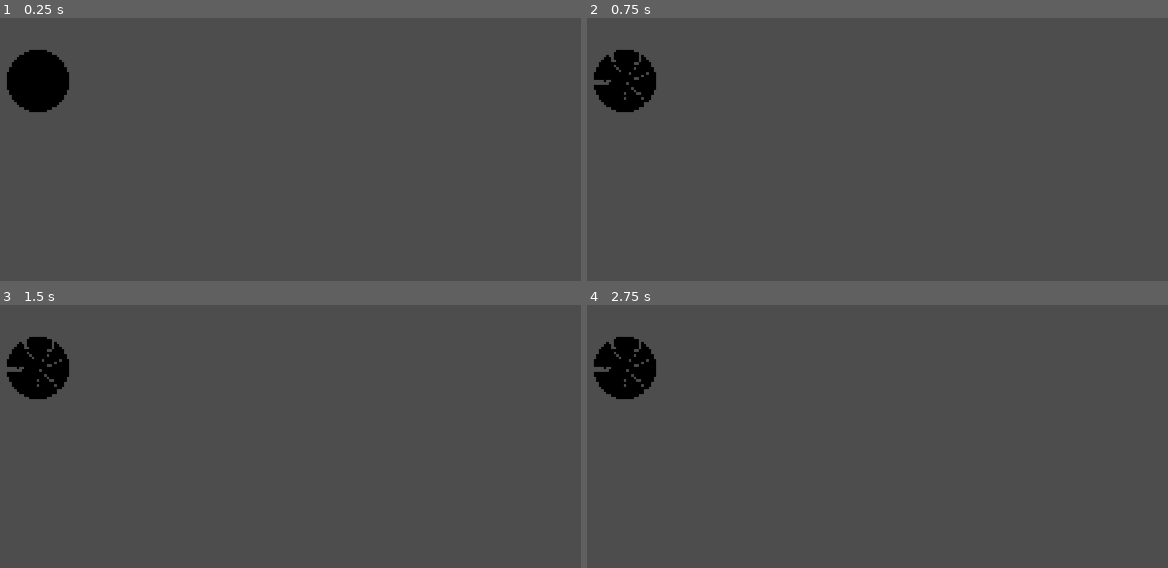
Above: before the commit, frames 1-4 (two rows, left to right).
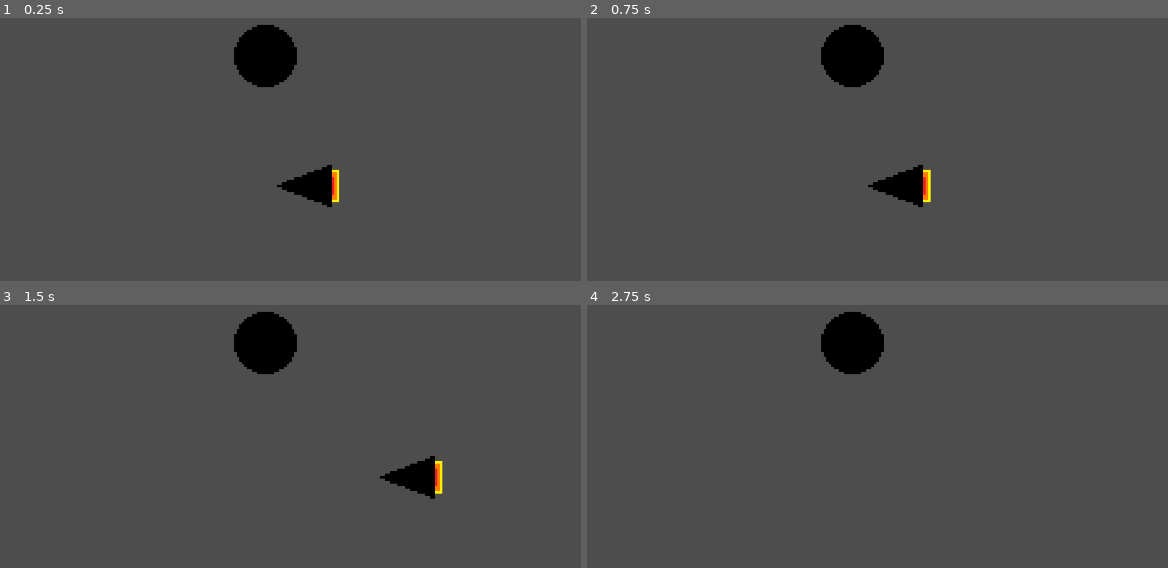
Above: after the commit, the same moments.

Repository: ima-cow/Space-asteroid-miner
Game: Godot game, scene res://scenes/game.tscn
The game is run twice, just before and just after one commit, with the same random seed, the same clock (stepped at 60 frames per second) and the same inputs.
Inputs (mouse positions are in pixels of both pictures, inside the frame that each line leads up to):
- Up to frame 1 (0.25 s): no input
- Up to frame 2 (0.75 s): tap Enter at 0.5 s; move the mouse to (627, 81) at 0.52 s; press the mouse at (627, 81) at 0.53 s; hold D (right, bound only after the commit) from 0.53 s (still down)
- Up to frame 3 (1.5 s): move the mouse to (29, 365) at 1.27 s; release D (right, bound only after the commit) at 1.28 s; release the mouse at (29, 365) at 1.28 s; hold S (down, bound only after the commit) from 1.28 s (still down); click (29, 365) at 1.35 s
- Up to frame 4 (2.75 s): move the mouse to (outside the picture) at 2.02 s; release S (down, bound only after the commit) at 2.03 s; press the mouse at (outside the picture) at 2.03 s; hold D (right, bound only after the commit) from 2.03 s (still down)

The runs differ from the first frame. In frame 1, 5.0% of the frame differs, in the area x 1-59%, y 2-72%; in frame 2, 4.8%; in frame 3, 4.8%; in frame 4, 3.8%.

Commit message:
working on movement

Diff:
--- a/project.godot
+++ b/project.godot
@@ -30,6 +30,26 @@
 "events": [Object(InputEventMouseButton,"resource_local_to_scene":false,"resource_name":"","device":-1,"window_id":0,"a …(259 unchanged characters)…
 ]
 }
+left={
+"deadzone": 0.2,
+"events": [Object(InputEventKey,"resource_local_to_scene":false,"resource_name":"","device":-1,"window_id":0,"alt_pressed":false,"shift_pressed":false,"ctrl_pressed":false,"meta_pressed":false,"pressed":false,"keycode":0,"physical_keycode":65,"key_label":0,"unicode":97,"location":0,"echo":false,"script":null)
+]
+}
+right={
+"deadzone": 0.2,
+"events": [Object(InputEventKey,"resource_local_to_scene":false,"resource_name":"","device":-1,"window_id":0,"alt_pressed":false,"shift_pressed":false,"ctrl_pressed":false,"meta_pressed":false,"pressed":false,"keycode":0,"physical_keycode":68,"key_label":0,"unicode":100,"location":0,"echo":false,"script":null)
+]
+}
+up={
+"deadzone": 0.2,
+"events": [Object(InputEventKey,"resource_local_to_scene":false,"resource_name":"","device":-1,"window_id":0,"alt_pressed":false,"shift_pressed":false,"ctrl_pressed":false,"meta_pressed":false,"pressed":false,"keycode":0,"physical_keycode":87,"key_label":0,"unicode":119,"location":0,"echo":false,"script":null)
+]
+}
+down={
+"deadzone": 0.2,
+"events": [Object(InputEventKey,"resource_local_to_scene":false,"resource_name":"","device":-1,"window_id":0,"alt_pressed":false,"shift_pressed":false,"ctrl_pressed":false,"meta_pressed":false,"pressed":false,"keycode":0,"physical_keycode":83,"key_label":0,"unicode":115,"location":0,"echo":false,"script":null)
+]
+}
 
 [physics]
 
--- /dev/null
+++ b/scenes/asteroid.tscn
@@ -0,0 +1,23 @@
+[gd_scene load_steps=4 format=3 uid="uid://stex3fnk2qly"]
+
+[ext_resource type="Script" uid="uid://dpx727y447wvh" path="res://scripts/asteroid.gd" id="1_6mo6b"]
+[ext_resource type="Texture2D" uid="uid://24noxarump8g" path="res://assets/pixil-frame-0.png" id="2_t4se3"]
+
+[sub_resource type="CircleShape2D" id="CircleShape2D_lnu2h"]
+radius = 6.0
+
+[node name="Asteroid" type="Node2D"]
+script = ExtResource("1_6mo6b")
+
+[node name="RigidBody" type="RigidBody2D" parent="."]
+input_pickable = true
+metadata/smashed = false
+
+[node name="Sprite2D" type="Sprite2D" parent="RigidBody"]
+texture = ExtResource("2_t4se3")
+
+[node name="CollisionShape2D" type="CollisionShape2D" parent="RigidBody"]
+scale = Vector2(2, 2)
+shape = SubResource("CircleShape2D_lnu2h")
+
+[connection signal="input_event" from="RigidBody" to="." method="_on_rigid_body_input_event"]
--- a/scenes/game.tscn
+++ b/scenes/game.tscn
@@ -1,23 +1,22 @@
 [gd_scene load_steps=4 format=3 uid="uid://deidliikifwik"]
 
-[ext_resource type="Script" uid="uid://dpx727y447wvh" path="res://scripts/asteroid.gd" id="1_uwrxv"]
-[ext_resource type="Texture2D" uid="uid://24noxarump8g" path="res://assets/pixil-frame-0.png" id="2_yqjtg"]
-
-[sub_resource type="CircleShape2D" id="CircleShape2D_lnu2h"]
+[ext_resource type="PackedScene" uid="uid://stex3fnk2qly" path="res://scenes/asteroid.tscn" id="1_yqjtg"]
+[ext_resource type="Script" uid="uid://b6j5dpnb4ntek" path="res://scripts/ship_movement.gd" id="2_lbhrr"]
+[ext_resource type="Texture2D" uid="uid://dvmr3c6ujqyhv" path="res://assets/ship.png" id="2_lnu2h"]
 
 [node name="Game" type="Node"]
 
-[node name="Asteroid" type="Node2D" parent="."]
-position = Vector2(100, 100)
-script = ExtResource("1_uwrxv")
+[node name="Camera2D" type="Camera2D" parent="."]
 
-[node name="RigidBody" type="RigidBody2D" parent="Asteroid"]
-input_pickable = true
+[node name="Ship" type="RigidBody2D" parent="."]
+position = Vector2(48, 52)
+script = ExtResource("2_lbhrr")
 
-[node name="CollisionShape2D" type="CollisionShape2D" parent="Asteroid/RigidBody"]
-shape = SubResource("CircleShape2D_lnu2h")
+[node name="Sprite2D" type="Sprite2D" parent="Ship"]
+texture = ExtResource("2_lnu2h")
 
-[node name="Sprite2D" type="Sprite2D" parent="Asteroid/RigidBody"]
-texture = ExtResource("2_yqjtg")
+[node name="CollisionPolygon2D" type="CollisionPolygon2D" parent="Ship"]
+polygon = PackedVector2Array(9, -8, -12, 0, 9, 8)
 
-[connection signal="input_event" from="Asteroid/RigidBody" to="Asteroid" method="_on_rigid_body_input_event"]
+[node name="Asteroid" parent="." instance=ExtResource("1_yqjtg")]
+position = Vector2(31, 0)
--- a/scripts/asteroid.gd
+++ b/scripts/asteroid.gd
@@ -18,18 +18,21 @@
 		else:
 			cur_angle = prev_angle + randfn(360.0/num_pieces, SMASH_ANGLE_DEVIATION_START+SMASH_ANGLE_DEVIATION_RATE*num_pieces)
 
-		var sprite := generate_chunk_sprite(prev_angle, cur_angle)
+		var sprite := _generate_chunk_sprite(prev_angle, cur_angle)
 		asteroid_chunk.add_child(sprite)
 
-		var collider := generate_chunk_collider(prev_angle, cur_angle)
+		var collider := _generate_chunk_collider(prev_angle, cur_angle)
 		asteroid_chunk.add_child(collider)
+
+		asteroid_chunk.set_meta("smashed", true)
 
 		add_child(asteroid_chunk)
 
 		prev_angle = cur_angle
+
 	$RigidBody.queue_free()
 
-func generate_chunk_sprite(prev_angle: float, cur_angle:float) -> Sprite2D:
+func _generate_chunk_sprite(prev_angle: float, cur_angle:float) -> Sprite2D:
 	prev_angle -= 180
 	cur_angle -= 180
 	var sprite := Sprite2D.new()
@@ -46,7 +49,7 @@
 	sprite.texture = ImageTexture.create_from_image(image)
 	return sprite
 
-func generate_chunk_collider(prev_angle: float, cur_angle:float) -> CollisionPolygon2D:
+func _generate_chunk_collider(prev_angle: float, cur_angle:float) -> CollisionPolygon2D:
 	var collider := CollisionPolygon2D.new()
 	var polygon: PackedVector2Array
 	var radius := sqrt(pow(original_image.get_width()/2.8, 2)+pow(original_image.get_height()/2.8, 2))
@@ -74,8 +77,3 @@
 	sprite.texture = ImageTexture.create_from_image(image)
 	sprite.global_position = Vector2(20, 20)
 	add_child(sprite)
-
-func _on_rigid_body_input_event(_viewport: Node, event: InputEvent, _shape_idx: int) -> void:
-	if event.is_action_pressed("left_click"):
-		smash(6)
-		#test()
--- /dev/null
+++ b/scripts/ship_movement.gd
@@ -0,0 +1,10 @@
+extends RigidBody2D
+
+const SPEED = 100.0
+
+func _physics_process(delta: float) -> void:
+	var horizontal_direction := Input.get_axis("left", "right")
+	var vertical_direction := Input.get_axis("up", "down")
+
+	if horizontal_direction or vertical_direction:
+		apply_central_force(Vector2(horizontal_direction*SPEED, vertical_direction*SPEED))
Binary file added: assets/ship.png
Not shown, added: assets/ship.png.import
Not shown, added: scripts/ship_movement.gd.uid
